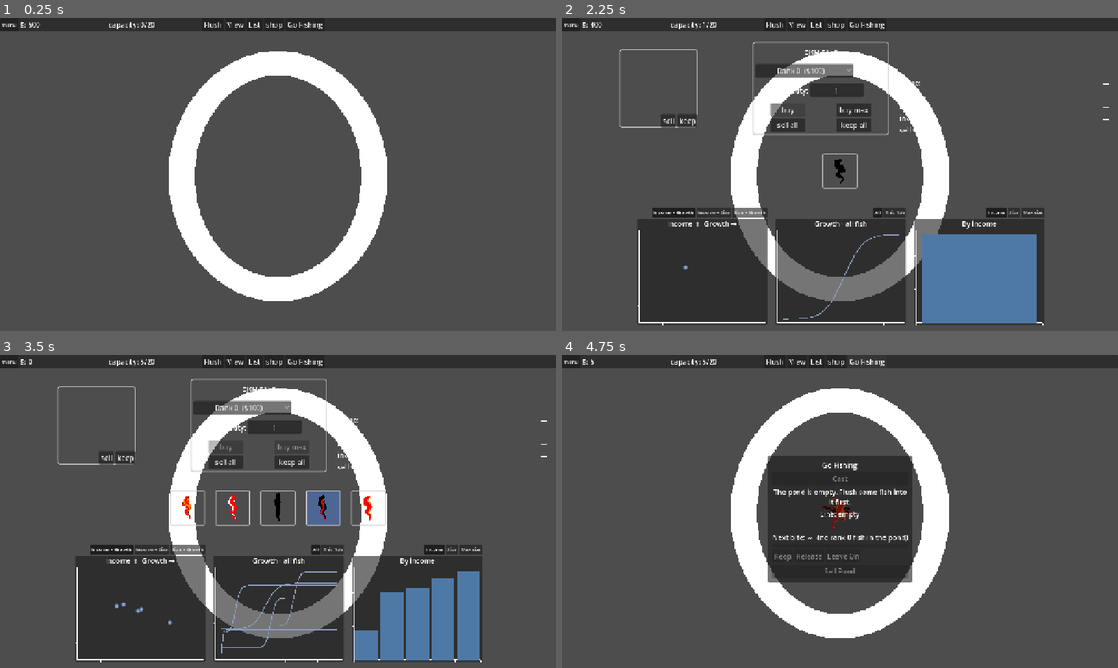
Above: before the commit, frames 1-4 (two rows, left to right).
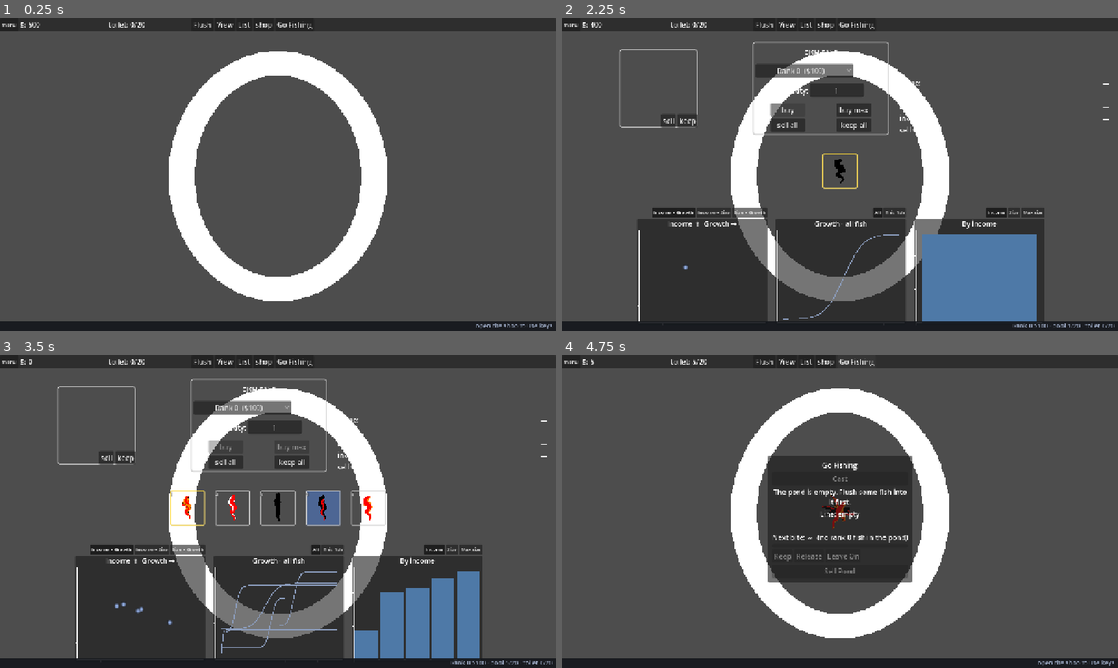
Above: after the commit, the same moments.

Repository: frnklnnlsn/koi-idle
Game: Godot game, scene res://game_parts/user_interface/scenes/main_UI.tscn
The game is run twice, just before and just after one commit, with the same random seed, the same clock (stepped at 60 frames per second) and the same inputs.
Inputs:
- Up to frame 1 (0.25 s): no input
- Up to frame 2 (2.25 s): click "shop" at 0.5 s; click "keep" at 1.25 s; click "buy" at 2 s
- Up to frame 3 (3.5 s): click "buy max" at 2.75 s
- Up to frame 4 (4.75 s): click "keep all" at 3.5 s; click "Go Fishing" at 4.25 s

The runs differ from the first frame. In frame 1, 3.4% of the frame differs, in the area x 0-100%, y 1-100%; in frame 2, 3.3%; in frame 3, 3.3%; in frame 4, 3.4%.

Commit message:
Shop keyboard controls (vim style), command bar, pool and recycle fee
- Command bar along the bottom: shows typed keys, ":" command line, the
  last result and shop status (rank, pool, toilet).
- Shop keys: [n]h/[n]l move, 0/$ first/last, [n]yy keep, [n]dd recycle,
  y$/d$ to the end, [n]b buy, B fill pool, [ ] change rank, . repeat.
  ":" commands: 3,7d / 3,7y ranges, %d / %y all, b 5, fill, rank 2.
- Cards are numbered and show a keyboard cursor; mouse hover and chart
  clicks move the cursor too.
- Shop pool and toilet are now separate limits: the shop holds up to
  shop_pool_size fish (20) for screening; keeping stops when the toilet
  is full. Both are in the rank table.
- Recycling a shop fish refunds its price minus recycle_fee (10%).

Co-Authored-By: Claude Opus 5.5 <noreply@anthropic.com>
Claude-Session: https://claude.ai/code/session_01Cx3ba4Bfd3JXrRR7b6ZjYY

Diff:
--- a/koi-idle-godot/SandBox/Composition/component_scripts/fish_lable_display.gd
+++ b/koi-idle-godot/SandBox/Composition/component_scripts/fish_lable_display.gd
@@ -37,7 +37,7 @@
 	# Selling in the shop refunds the price; keeping it, then catching it from
 	# the pond later, pays its catch value (more once it has grown).
 	var catch_now := FishingLine.catch_value(rank_def, fish.mass, Ranks.table().catch_return)
-	_put(sell_value_label, "$%s refund   (catch $%s)" % [num(fish.cost), num(catch_now)])
+	_put(sell_value_label, "$%s recycle   (catch $%s)" % [num(PassiveSystems.recycle_refund(fish)), num(catch_now)])
 
 
 ## Empty panel, shown before any fish is hovered.
--- a/koi-idle-godot/game_parts/user_interface/scenes/main_ui.gd
+++ b/koi-idle-godot/game_parts/user_interface/scenes/main_ui.gd
@@ -7,9 +7,18 @@
 @onready var pond:            SubViewportContainer = %PondViewportContainer
 @onready var fishing_ui: Control = %FishingUI
 
+var command_line: CommandLine
+
 # ── Lifecycle ─────────────────────────────────────────────────────────────────
+func _ready() -> void:
+	# Keyboard command bar along the bottom; keys drive the shop while it's open.
+	command_line = CommandLine.new()
+	command_line.target_provider = func(): return shop_ui if shop_ui.visible else null
+	add_child(command_line)
+
+
 func _process(_delta: float) -> void:
-	capacity_label.text  = "capacity: " + str(FishHandler.total_fish) + "/20"
+	capacity_label.text  = "toilet: %d/%d" % [FishHandler.work_count(), FishHandler.capacity]
 	# Whole coins only, rounded down so it never shows money you don't have yet.
 	net_worth_label.text = "$: "        + _with_commas(floori(PassiveSystems.net_worth))
 ## 1234567 -> "1,234,567"
--- /dev/null
+++ b/koi-idle-godot/game_parts/user_interface/scripts/command_line.gd
@@ -0,0 +1,156 @@
+# command_line.gd
+# The keyboard command bar along the bottom of the screen, vim style.
+#
+#   left    what you've typed so far ("3d"), or the ":" command line
+#   middle  the result of the last command ("Kept 3 fish")
+#   right   the active screen's status (rank, pool, toilet)
+#
+# Keys go to whichever screen `target_provider` returns (the shop while it's
+# open). That screen implements:
+#   run_command(cmd: Dictionary) -> String   do it, return a message
+#   command_status() -> String               short status for the right side
+# See VimKeys for the key list.
+class_name CommandLine
+extends PanelContainer
+
+## Commands "." can repeat.
+const REPEATABLE := ["keep", "recycle", "buy", "fill"]
+
+## Returns the node keys should go to, or null when nothing takes keys.
+var target_provider: Callable
+
+var _keys := VimKeys.new()
+var _last: Dictionary = {}
+var _prompt: Label
+var _ex: LineEdit
+var _message: Label
+var _status: Label
+
+
+func _ready() -> void:
+	set_anchors_and_offsets_preset(Control.PRESET_BOTTOM_WIDE)
+	grow_vertical = Control.GROW_DIRECTION_BEGIN
+	mouse_filter = Control.MOUSE_FILTER_IGNORE
+	var style := StyleBoxFlat.new()
+	style.bg_color = Color(0.08, 0.09, 0.11, 0.92)
+	style.content_margin_left = 8
+	style.content_margin_right = 8
+	style.content_margin_top = 2
+	style.content_margin_bottom = 2
+	add_theme_stylebox_override("panel", style)
+
+	var row := HBoxContainer.new()
+	row.add_theme_constant_override("separation", 12)
+	add_child(row)
+	_prompt = _label(Color(1.0, 0.85, 0.3))
+	_prompt.custom_minimum_size.x = 40
+	row.add_child(_prompt)
+	_ex = LineEdit.new()
+	_ex.visible = false
+	_ex.custom_minimum_size.x = 180
+	_ex.flat = true
+	_ex.placeholder_text = "3,7d   %y   b 5   rank 2"
+	_ex.text_submitted.connect(_on_ex_submitted)
+	_ex.gui_input.connect(_on_ex_input)
+	row.add_child(_ex)
+	_message = _label(Color(0.85, 0.88, 0.95))
+	_message.size_flags_horizontal = Control.SIZE_EXPAND_FILL
+	_message.clip_text = true
+	row.add_child(_message)
+	_status = _label(Color(0.6, 0.65, 0.75))
+	row.add_child(_status)
+
+
+func _process(_delta: float) -> void:
+	var target = _target()
+	_status.text = target.command_status() if target else "open the shop to use keys"
+
+
+func _unhandled_key_input(event: InputEvent) -> void:
+	var k := event as InputEventKey
+	if k == null or not k.pressed:
+		return
+	# Holding a key only repeats movement.
+	if k.echo and k.keycode not in [KEY_H, KEY_L, KEY_LEFT, KEY_RIGHT]:
+		return
+	var target = _target()
+	if target == null:
+		return
+	var key := VimKeys.key_name(k)
+	if key == "" or key == "enter":
+		return
+	get_viewport().set_input_as_handled()
+	var cmd := _keys.feed(key)
+	_prompt.text = _keys.pending()
+	if cmd.is_empty():
+		return
+	_run(cmd)
+
+
+func _run(cmd: Dictionary) -> void:
+	var target = _target()
+	match cmd["cmd"]:
+		"cancel":
+			_prompt.text = ""
+			return
+		"ex":
+			_open_ex()
+			return
+		"unknown":
+			_say("Unknown keys: " + cmd.get("keys", ""))
+			return
+		"error":
+			_say(cmd["text"])
+			return
+		"repeat":
+			if _last.is_empty():
+				_say("Nothing to repeat yet")
+				return
+			cmd = _last
+	if target == null:
+		return
+	if cmd["cmd"] in REPEATABLE:
+		_last = cmd
+	_say(target.run_command(cmd))
+
+
+func _open_ex() -> void:
+	_prompt.text = ":"
+	_ex.text = ""
+	_ex.visible = true
+	_ex.grab_focus()
+
+
+func _close_ex() -> void:
+	_ex.visible = false
+	_ex.release_focus()
+	_prompt.text = ""
+
+
+func _on_ex_submitted(text: String) -> void:
+	_close_ex()
+	_run(VimKeys.parse_ex(text))
+
+
+func _on_ex_input(event: InputEvent) -> void:
+	if event is InputEventKey and event.pressed and event.keycode == KEY_ESCAPE:
+		_close_ex()
+		_ex.accept_event()
+
+
+func _say(text: String) -> void:
+	_message.text = text
+
+
+func _target():
+	if not target_provider.is_valid():
+		return null
+	var t = target_provider.call()
+	return t if t and t.is_visible_in_tree() else null
+
+
+func _label(color: Color) -> Label:
+	var l := Label.new()
+	l.add_theme_color_override("font_color", color)
+	l.add_theme_font_size_override("font_size", 14)
+	return l
--- a/koi-idle-godot/game_parts/user_interface/scripts/fish_card.gd
+++ b/koi-idle-godot/game_parts/user_interface/scripts/fish_card.gd
@@ -6,6 +6,10 @@
 var fish_resource:fish_conf
 
 var focused:bool = false
+## True while the keyboard cursor is on this card.
+var is_cursor := false
+var _number: Label
+var _cursor_frame: Panel
 
 
 func _ready() -> void:
@@ -55,4 +59,38 @@
 
 func _on_card_button_mouse_exited():
 	unhovered.emit(fish_resource)
-	self.set_scale(Vector2(1,1))
+	self.set_scale(Vector2(1.5, 1.5) if is_cursor else Vector2(1, 1))
+
+
+## The small number in the corner, used by keyboard commands like ":3,7d".
+func set_number(n: int) -> void:
+	if _number == null:
+		_number = Label.new()
+		_number.mouse_filter = Control.MOUSE_FILTER_IGNORE
+		_number.size_flags_horizontal = Control.SIZE_SHRINK_BEGIN
+		_number.size_flags_vertical = Control.SIZE_SHRINK_BEGIN
+		_number.add_theme_font_size_override("font_size", 11)
+		_number.add_theme_color_override("font_color", Color(1, 1, 1, 0.75))
+		_number.add_theme_color_override("font_outline_color", Color(0, 0, 0, 0.8))
+		_number.add_theme_constant_override("outline_size", 3)
+		add_child(_number)
+	_number.text = str(n)
+
+
+## Keyboard cursor on / off: same enlarged look as mouse hover, plus a frame.
+func set_cursor(on: bool) -> void:
+	is_cursor = on
+	set_scale(Vector2(1.5, 1.5) if on else Vector2(1, 1))
+	z_index = 1 if on else 0
+	if on and _cursor_frame == null:
+		var style := StyleBoxFlat.new()
+		style.draw_center = false
+		style.border_color = Color(1.0, 0.85, 0.2)
+		style.set_border_width_all(2)
+		style.set_corner_radius_all(3)
+		_cursor_frame = Panel.new()
+		_cursor_frame.mouse_filter = Control.MOUSE_FILTER_IGNORE
+		_cursor_frame.add_theme_stylebox_override("panel", style)
+		add_child(_cursor_frame)
+	if _cursor_frame:
+		_cursor_frame.visible = on
--- a/koi-idle-godot/game_parts/user_interface/scripts/shop_ui.gd
+++ b/koi-idle-godot/game_parts/user_interface/scripts/shop_ui.gd
@@ -22,6 +22,8 @@
 var number_of_fish: int = 1
 
 var _last_known_net_worth: float = -1.0
+## Keyboard cursor: index of the card it's on (cards counted left to right).
+var _cursor := 0
 # --- Lifecycle ---
 
 func _ready() -> void:
@@ -75,6 +77,7 @@
 		card.hovered.connect(_on_card_hovered)
 		card.unhovered.connect(_on_card_unhovered)
 		card.selected_deselected.connect(_on_card_selected)
+		_renumber()
 		# Cards arrive one by one; stop if the scene was reloaded meanwhile
 		# (Apply / new save), or we'd keep working on a freed shop.
 		if not is_inside_tree():
@@ -92,6 +95,11 @@
 # --- Card events ---
 
 func _on_card_hovered(fish: fish_conf) -> void:
+	# Mouse, keys and chart clicks all move the keyboard cursor to this fish.
+	var i := _cards().map(func(c): return c.fish_resource).find(fish)
+	if i >= 0 and i != _cursor:
+		_cursor = i
+		_show_cursor()
 	renderer.place_fish_in_viewport(fish_viewport, fish)
 	graph_manager.update_for_fish(fish)
 	label_display.show(fish)
@@ -132,6 +140,7 @@
 	FishHandler.remove_shop_fish(list)
 
 func _after_transaction() -> void:
+	_renumber.call_deferred()   # after the removed cards are gone
 	renderer.clear_viewport(fish_viewport)
 	selected_fish = null
 	graph_manager.refresh_histogram(card_manager.temp_fish_array)
@@ -147,10 +156,10 @@
 
 func _on_keep_pressed() -> void:
 	if selected_fish:
-		FishHandler.keep_fish.emit([selected_fish])
+		_keep([selected_fish])
 
 func _on_keep_all_pressed() -> void:
-	FishHandler.keep_fish.emit(card_manager.temp_fish_array.duplicate())
+	_keep(_cards().map(func(c): return c.fish_resource))
 
 func _on_sell_pressed() -> void:
 	if selected_fish:
@@ -167,17 +176,139 @@
 	rank_cost_label.text = "Cost: %d" % Ranks.get_rank(rank).cost
 
 func _on_button_pressed() -> void:
-	if PassiveSystems.net_worth < Ranks.get_rank(rank).cost:
-		return
-	FishGenerator.generate_fish(number_of_fish, rank)
+	_buy(number_of_fish)
 
 func _on_buy_max_pressed() -> void:
-	FishHandler.calculate_total_fish()
-	var remainder: int = FishHandler.capacity - FishHandler.total_fish
-	var cost: int = Ranks.get_rank(rank).cost
-	var can_buy: int = min(remainder, int(PassiveSystems.net_worth / cost))
-	if can_buy > 0:
-		FishGenerator.generate_fish(can_buy, rank)
+	_buy(Ranks.table().shop_pool_size)
+
+
+# --- Keep / recycle / buy, shared by buttons and keys ---------------------------
+
+## Keeps as many of `list` as the toilet has room for, in order.
+## Returns how many were kept.
+func _keep(list: Array) -> int:
+	var room := FishHandler.toilet_space()
+	var kept := list.slice(0, room)
+	if not kept.is_empty():
+		FishHandler.keep_fish.emit(kept)
+	return kept.size()
+
+
+## Buys up to `n` fish of the current rank, limited by the pool and money.
+## Returns how many were bought.
+func _buy(n: int) -> int:
+	var cost: float = Ranks.get_rank(rank).cost
+	var can: int = mini(n, FishHandler.pool_space())
+	if cost > 0.0:
+		can = mini(can, int(PassiveSystems.net_worth / cost))
+	if can > 0:
+		FishGenerator.generate_fish(can, rank)
+	return can
+
+
+# --- Keyboard (see CommandLine and VimKeys) -------------------------------------
+
+## The cards in screen order, left to right (ignores ones being removed).
+func _cards() -> Array:
+	return fish_card_hbox.get_children().filter(
+		func(c): return not c.is_queued_for_deletion() and c.get("fish_resource") != null)
+
+
+## Number the cards 1.. left to right and put the cursor back on one.
+func _renumber() -> void:
+	if not is_inside_tree():
+		return
+	var cards := _cards()
+	for i in cards.size():
+		cards[i].set_number(i + 1)
+	_show_cursor()
+
+
+func _show_cursor() -> void:
+	var cards := _cards()
+	_cursor = clampi(_cursor, 0, maxi(cards.size() - 1, 0))
+	for i in cards.size():
+		cards[i].set_cursor(i == _cursor)
+
+
+func _move_cursor_to(i: int) -> void:
+	var cards := _cards()
+	if cards.is_empty():
+		return
+	_cursor = clampi(i, 0, cards.size() - 1)
+	_show_cursor()
+	var fish: fish_conf = cards[_cursor].fish_resource
+	selected_fish = fish
+	_on_card_hovered(fish)
+
+
+## Runs a keyboard command; returns the message for the command bar.
+func run_command(cmd: Dictionary) -> String:
+	var cards := _cards()
+	match cmd["cmd"]:
+		"move":
+			_move_cursor_to(_cursor + cmd["by"])
+			return ""
+		"first":
+			_move_cursor_to(0)
+			return ""
+		"last":
+			_move_cursor_to(cards.size() - 1)
+			return ""
+		"keep", "recycle":
+			var picked := _pick(cmd, cards)
+			if picked.is_empty():
+				return "No fish there"
+			var fish: Array = picked.map(func(c): return c.fish_resource)
+			if cmd["cmd"] == "keep":
+				var kept := _keep(fish)
+				if kept == 0:
+					return "Toilet full (%d/%d)" % [FishHandler.work_count(), FishHandler.capacity]
+				var note := "" if kept == fish.size() else "  (toilet full, %d left)" % (fish.size() - kept)
+				return "Kept %d fish%s" % [kept, note]
+			var refund := 0.0
+			for f in fish:
+				refund += PassiveSystems.recycle_refund(f)
+			sell.emit(fish)
+			return "Recycled %d fish for $%s" % [fish.size(), FishLabelDisplay.num(refund)]
+		"buy", "fill":
+			var want: int = cmd.get("count", 1) if cmd["cmd"] == "buy" else Ranks.table().shop_pool_size
+			var got := _buy(want)
+			if got == 0:
+				return "Pool full" if FishHandler.pool_space() == 0 else "Can't afford a %s" % Ranks.get_rank(rank).display_name
+			return "Bought %d %s fish" % [got, Ranks.get_rank(rank).display_name]
+		"rank":
+			var to: int = cmd["to"] if cmd.has("to") else rank + cmd["by"]
+			to = clampi(to, 0, Ranks.max_rank())
+			if PassiveSystems.net_worth < Ranks.get_rank(to).cost:
+				return "Can't afford %s yet" % Ranks.get_rank(to).display_name
+			rank = to
+			_refresh_affordability()
+			return "%s selected" % Ranks.get_rank(rank).display_name
+	return ""
+
+
+## The cards a keep / recycle command covers: a count from the cursor, the
+## cursor to the end, a numbered range (1-based), or all.
+func _pick(cmd: Dictionary, cards: Array) -> Array:
+	if cards.is_empty():
+		return []
+	if cmd.get("all", false):
+		return cards
+	if cmd.has("from"):
+		var a := clampi(int(cmd["from"]) - 1, 0, cards.size())
+		var b := clampi(int(cmd["to"]), 0, cards.size())
+		return cards.slice(a, b)
+	if cmd.get("to_end", false):
+		return cards.slice(_cursor)
+	return cards.slice(_cursor, _cursor + int(cmd.get("count", 1)))
+
+
+func command_status() -> String:
+	var r := Ranks.get_rank(rank)
+	return "%s $%s · pool %d/%d · toilet %d/%d" % [r.display_name, FishLabelDisplay.num(r.cost),
+		Ranks.table().shop_pool_size - FishHandler.pool_space(), Ranks.table().shop_pool_size,
+		FishHandler.work_count(), FishHandler.capacity]
 
 
 func _refresh_affordability() -> void:
--- a/koi-idle-godot/scripts/Singletons/FishHandler.gd
+++ b/koi-idle-godot/scripts/Singletons/FishHandler.gd
@@ -3,6 +3,7 @@
 #var list_of_work_fish:Array
 #var lsit_of_retired_fish:Array
 var list_of_shop_fish:Array
+## Toilet capacity: most fish you can keep earning at once.
 var capacity = 20
 var total_fish:int
 
@@ -24,6 +25,21 @@
 	var list_shop_size = save_data.list_of_shop_fish.size()
 	var list_work_size = save_data.list_of_work_fish.size()
 	total_fish = list_shop_size + list_work_size
+
+## Fish kept in the toilet right now.
+func work_count() -> int:
+	return SaveManager.load_saved_data().list_of_work_fish.size()
+
+
+## Free toilet slots (how many more fish can be kept).
+func toilet_space() -> int:
+	return maxi(capacity - work_count(), 0)
+
+
+## Free slots in the shop's buy pool (rank table: shop_pool_size).
+func pool_space() -> int:
+	return maxi(Ranks.table().shop_pool_size - SaveManager.load_saved_data().list_of_shop_fish.size(), 0)
+
 
 ### takes an array of fish_res, (can search through for same res)
 func save_shop_fish(list_of_shop_fish:Array)-> void:
--- a/koi-idle-godot/scripts/Singletons/PassiveSystems.gd
+++ b/koi-idle-godot/scripts/Singletons/PassiveSystems.gd
@@ -113,10 +113,14 @@
 		remove_fish(fish)
 	_debug_print()
 
+## Recycling a shop fish refunds its price minus the rank table's recycle fee.
 func remove_fish(fish_res: fish_conf) -> void:
 	if fish_res:
-		#income -= fish_res.income
-		net_worth += fish_res.cost
+		net_worth += recycle_refund(fish_res)
+
+
+static func recycle_refund(fish_res: fish_conf) -> float:
+	return fish_res.cost * (1.0 - Ranks.table().recycle_fee)
 
 func _debug_print() -> void:
 	#print("income: %.2f | net_worth: %.2f" % [income, net_worth])
--- /dev/null
+++ b/koi-idle-godot/scripts/input/vim_keys.gd
@@ -0,0 +1,142 @@
+# vim_keys.gd
+# Turns keystrokes into commands, vim style (a small, culled set). Pure logic:
+# feed it key names, it returns a command when one is complete. The command
+# line (command_line.gd) owns one of these and shows pending input.
+#
+# Normal keys ([n] = optional count, typed first, e.g. 5l):
+#   [n]h / [n]l   move the cursor left / right (arrow keys too)
+#   0 / $         first / last fish
+#   [n]yy         keep n fish, starting at the cursor
+#   [n]dd         recycle n fish, starting at the cursor
+#   y$ / d$       keep / recycle from the cursor to the end
+#   [n]b          buy n fish of the current rank
+#   B             fill the pool (buy as many as fit and you can afford)
+#   [ / ]         previous / next rank
+#   .             repeat the last keep / recycle / buy
+#   :             command line (see parse_ex)
+#   Esc           cancel what you've typed
+class_name VimKeys
+extends RefCounted
+
+var _count := ""
+var _op := ""
+
+
+## What's been typed towards an unfinished command, e.g. "3d".
+func pending() -> String:
+	return _count + _op
+
+
+func reset() -> void:
+	_count = ""
+	_op = ""
+
+
+## Feed one key. Returns a command dictionary when a command is complete,
+## or {} while waiting for more keys. Every command has "cmd".
+func feed(key: String) -> Dictionary:
+	if key == "escape":
+		reset()
+		return {"cmd": "cancel"}
+	# Digits build a count ("0" alone means "first fish").
+	if key.length() == 1 and key >= "0" and key <= "9" and not (key == "0" and _count == ""):
+		_count += key
+		return {}
+	var n := int(_count) if _count != "" else 1
+
+	if _op != "":
+		var verb := "keep" if _op == "y" else "recycle"
+		var op := _op
+		reset()
+		if key == op:
+			return {"cmd": verb, "count": n}
+		if key == "$":
+			return {"cmd": verb, "to_end": true}
+		return {"cmd": "unknown", "keys": op + key}
+
+	match key:
+		"h", "left":
+			reset()
+			return {"cmd": "move", "by": -n}
+		"l", "right":
+			reset()
+			return {"cmd": "move", "by": n}
+		"0", "^", "home":
+			reset()
+			return {"cmd": "first"}
+		"$", "end":
+			reset()
+			return {"cmd": "last"}
+		"y", "d":
+			_op = key
+			return {}
+		"b":
+			reset()
+			return {"cmd": "buy", "count": n}
+		"B":
+			reset()
+			return {"cmd": "fill"}
+		"[":
+			reset()
+			return {"cmd": "rank", "by": -1}
+		"]":
+			reset()
+			return {"cmd": "rank", "by": 1}
+		".":
+			reset()
+			return {"cmd": "repeat"}
+		":":
+			reset()
+			return {"cmd": "ex"}
+	var typed := _count + key
+	reset()
+	return {"cmd": "unknown", "keys": typed}
+
+
+## Command-line commands (typed after ":"). Fish numbers are the ones shown on
+## the cards, starting at 1.
+##   3,7d  / 3,7y      recycle / keep fish 3 to 7
+##   4d    / 4y        recycle / keep fish 4
+##   %d    / %y        recycle / keep every fish
+##   b 5   / buy 5     buy 5 fish
+##   B     / fill      fill the pool
+##   rank 2            switch to rank 2
+static func parse_ex(text: String) -> Dictionary:
+	var t := text.strip_edges()
+	if t == "":
+		return {"cmd": "cancel"}
+	var re := RegEx.new()
+	re.compile("^(\\d+)\\s*(?:,\\s*(\\d+))?\\s*([dy])$")
+	var m := re.search(t)
+	if m:
+		var a := int(m.get_string(1))
+		var b := int(m.get_string(2)) if m.get_string(2) != "" else a
+		return {"cmd": "keep" if m.get_string(3) == "y" else "recycle", "from": mini(a, b), "to": maxi(a, b)}
+	if t == "%d" or t == "%y":
+		return {"cmd": "keep" if t == "%y" else "recycle", "all": true}
+	re.compile("^(?:b|buy)\\s*(\\d*)$")
+	m = re.search(t)
+	if m:
+		return {"cmd": "buy", "count": int(m.get_string(1)) if m.get_string(1) != "" else 1}
+	if t == "B" or t == "fill":
+		return {"cmd": "fill"}
+	re.compile("^rank\\s+(\\d+)$")
+	m = re.search(t)
+	if m:
+		return {"cmd": "rank", "to": int(m.get_string(1))}
+	return {"cmd": "error", "text": "Not a command: " + t}
+
+
+## The key name for an event: the typed character for printable keys
+## ("h", "$", ":", "B"), otherwise a lowercase name ("escape", "left").
+static func key_name(event: InputEventKey) -> String:
+	if event.unicode > 31:
+		return char(event.unicode)
+	match event.keycode:
+		KEY_ESCAPE: return "escape"
+		KEY_LEFT: return "left"
+		KEY_RIGHT: return "right"
+		KEY_HOME: return "home"
+		KEY_END: return "end"
+		KEY_ENTER, KEY_KP_ENTER: return "enter"
+	return ""
--- a/koi-idle-godot/scripts/ranks/rank_table.gd
+++ b/koi-idle-godot/scripts/ranks/rank_table.gd
@@ -10,6 +10,13 @@
 ## Fish that rolled bigger pay more, smaller ones a little less, and every
 ## fish pays more as it grows in the pond.
 @export var catch_return: float = 1.0
+
+@export_group("Shop")
+## Most fish the shop can hold for screening at once (the buy pool).
+@export_range(1, 200) var shop_pool_size: int = 20
+## Share of the price kept back when you recycle (sell) a fish from the shop.
+## 0.1 = you get 90% back.
+@export_range(0.0, 1.0, 0.01) var recycle_fee: float = 0.1
 
 @export_group("Pond growth")
 ## Each fish rolls one of two growth types when it's made.
Not shown, added: koi-idle-godot/game_parts/user_interface/scripts/command_line.gd.uid
Not shown, added: koi-idle-godot/scripts/input/vim_keys.gd.uid
